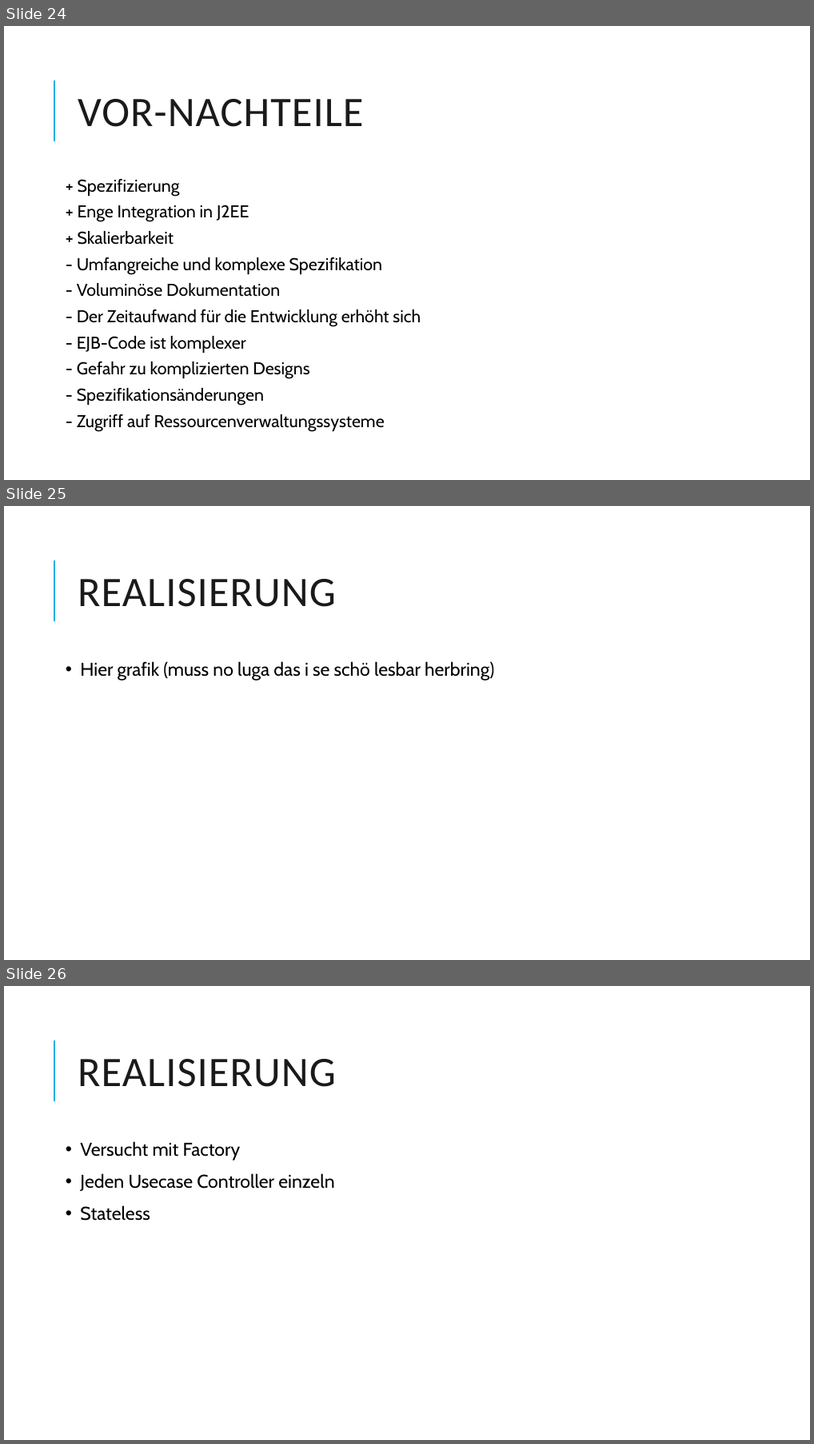
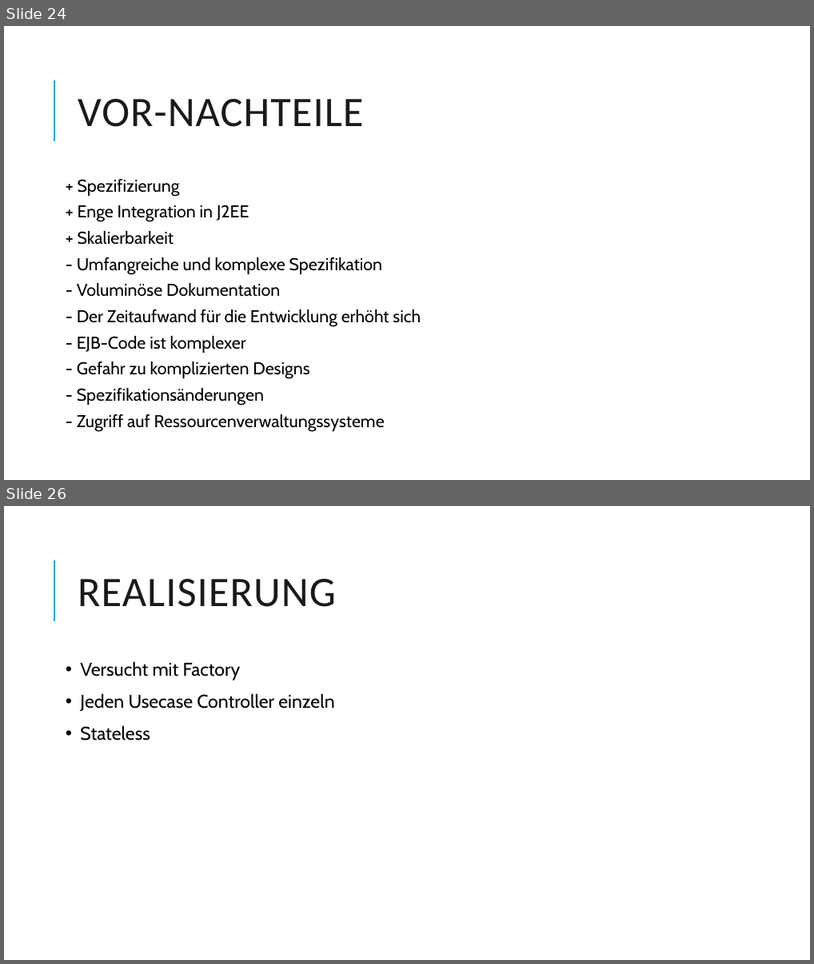
Before and after one commit to Dabjazz/SportsClubManager, a slide deck: Presentation/Presentation.pptx. Shown one above the other, each under a label of ours: slides 24, 25 and 26 before the commit, slides 24 and 26 after it; the slides between them are not shown. The pictures are 814x1444 and 814x964 pixels, drawn with LibreOffice and Linux fonts; fonts in the diff are those of the drawing. Boxes give left, top, right and bottom in pixels: in the first picture for what was removed or moved away, otherwise in the second. Text is boxed around its words. In the diff, an @@ line names an element or a change of style, - is before the commit and + after.

```diff
--- a/Presentation/Presentation.pptx
+++ b/Presentation/Presentation.pptx
@@ slide 25 removed at (4, 506, 810, 960), background #FFFFFF; not listed: 1 template element that a slide beside it also shows @@
@@ title removed at (78, 579, 336, 607) @@
-REALISIERUNG
@@ text removed at (80, 661, 494, 680) @@
-• Hier grafik (muss no luga das i se schö lesbar herbring)
```
Also in this commit, not shown: 2 slides changed, 4 slides added, 1 other file.
